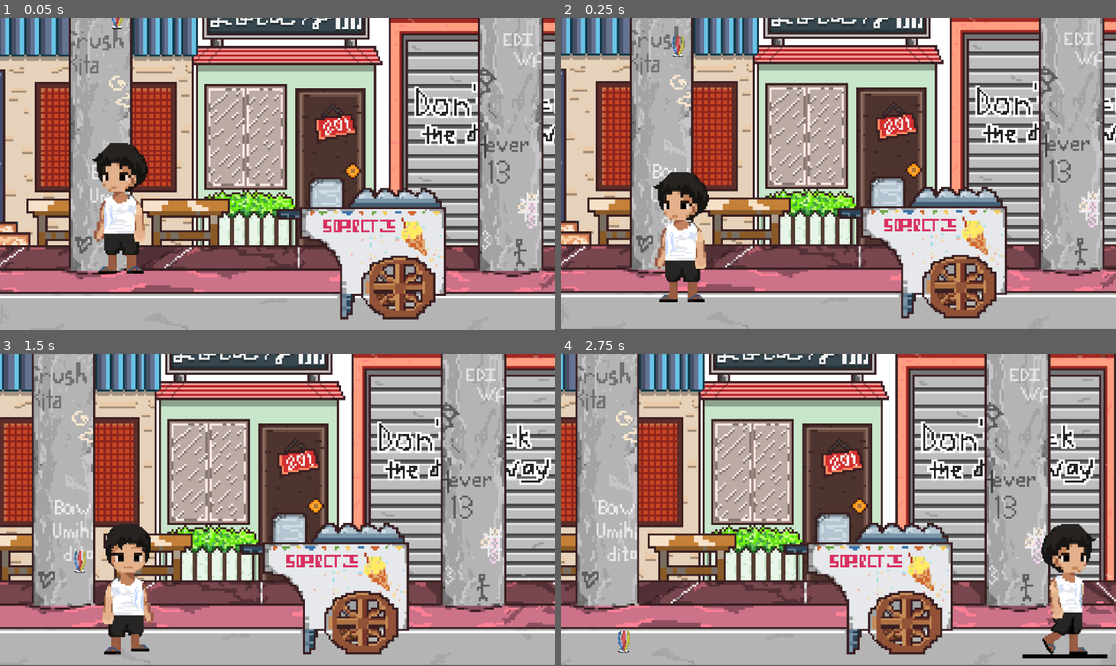
Above: before the commit, frames 1-4 (two rows, left to right).
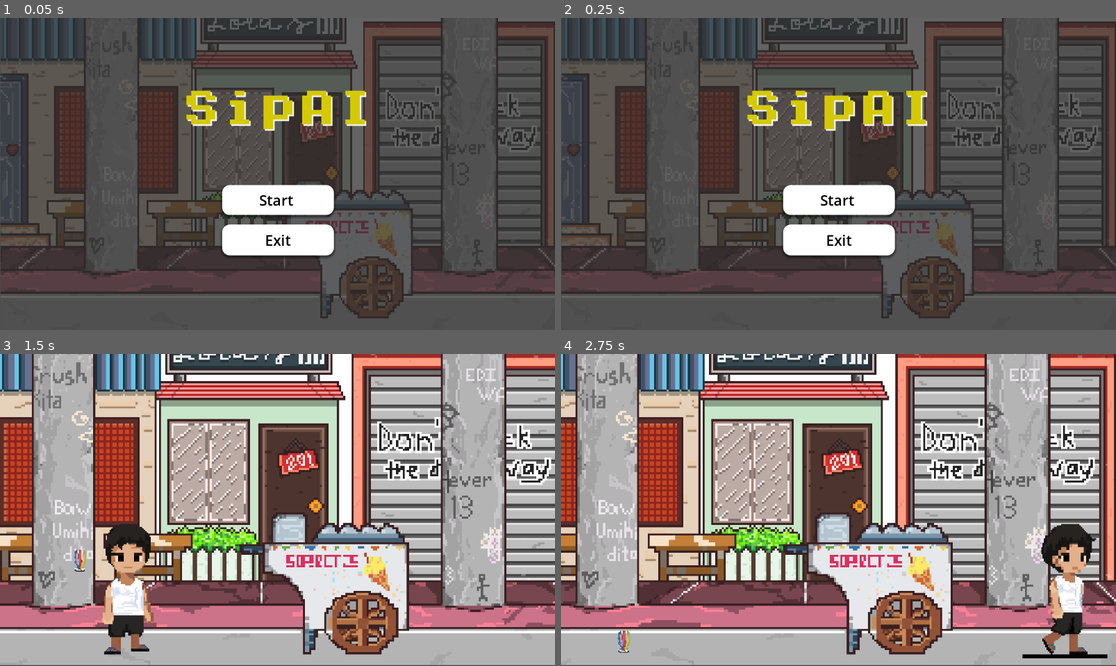
Above: after the commit, the same moments.

Repository: jehya/SipAI
Game: Godot game, scene res://scenes/main_menu.tscn
Same seed, same stepped clock (60 frames per second), same inputs: the game is played once before the commit and once after it. Before the commit the project starts from res://scenes/game.tscn.
Inputs (mouse positions are in pixels of both pictures, inside the frame that each line leads up to):
- Up to frame 1 (0.05 s): no input
- Up to frame 2 (0.25 s): no input
- Up to frame 3 (1.5 s): click (277, 534) at 0.5 s, where only the run after the commit has a clickable "Start"; hold D (move_right) from 1.28 s (still down); tap Space (dribble) at 1.35 s
- Up to frame 4 (2.75 s): keep holding D (move_right); tap Space (dribble) at 2.1 s

The runs differ from the first frame. In frame 1, 93% of the frame differs, in the area x 0-100%, y 0-100%; in frame 2, 93%; in frame 3, less than 0.1%; in frame 4, nothing differs.

Commit message:
feat: cleaned up file placements

Diff:
--- a/project.godot
+++ b/project.godot
@@ -11,7 +11,7 @@
 [application]
 
 config/name="SipAI"
-run/main_scene="uid://b1mygb0vqyh2a"
+run/main_scene="uid://bwll1amwy5hu3"
 config/features=PackedStringArray("4.4", "Forward Plus")
 config/icon="res://icon.svg"
 
--- a/main_menu.tscn
+++ b/scenes/main_menu.tscn
@@ -1,7 +1,7 @@
 [gd_scene load_steps=9 format=3 uid="uid://bwll1amwy5hu3"]
 
 [ext_resource type="Texture2D" uid="uid://daw8a8sjcvy1h" path="res://assets/bg_game.png" id="1_7vrkn"]
-[ext_resource type="Script" uid="uid://cc12jv18x84mp" path="res://main_menu.gd" id="1_fu7sn"]
+[ext_resource type="Script" uid="uid://cc12jv18x84mp" path="res://scripts/main_menu.gd" id="1_bqqt6"]
 [ext_resource type="FontFile" uid="uid://cxnbavq6hj5l7" path="res://assets/fonts/dogicabold.ttf" id="2_fu7sn"]
 
 [sub_resource type="StyleBoxTexture" id="StyleBoxTexture_jix8l"]
@@ -51,7 +51,7 @@
 offset_bottom = -2.0
 grow_horizontal = 2
 grow_vertical = 2
-script = ExtResource("1_fu7sn")
+script = ExtResource("1_bqqt6")
 
 [node name="Panel" type="Panel" parent="."]
 layout_mode = 1
Renamed: main_menu.gd -> scripts/main_menu.gd
Renamed: main_menu.gd.uid -> scripts/main_menu.gd.uid
